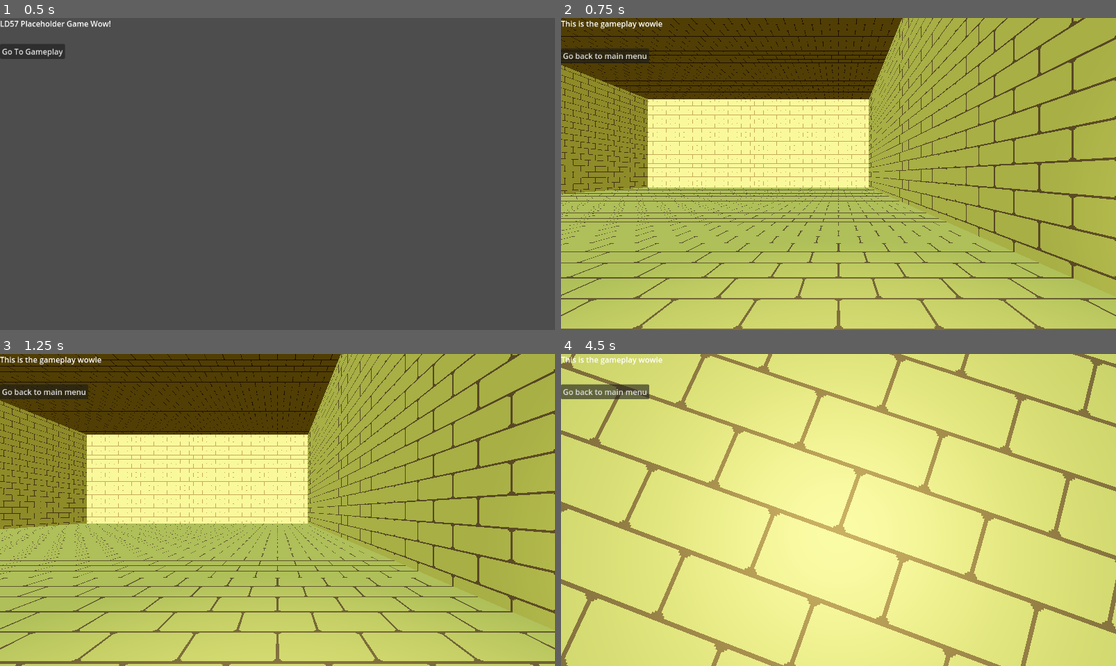
Above: before the commit, frames 1-4 (two rows, left to right).
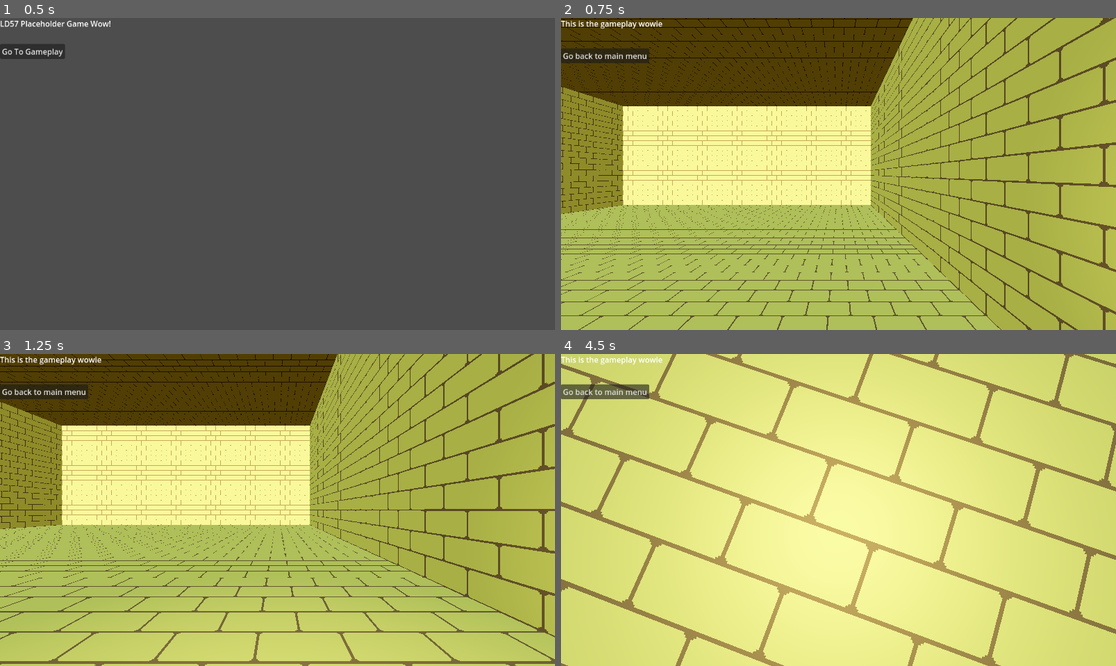
Above: after the commit, the same moments.

Repository: AnsonRutherford/LD57
Game: Godot game, scene res://Scenes/start.tscn
The game is run twice, just before and just after one commit, with the same random seed, the same clock (stepped at 60 frames per second) and the same inputs.
Inputs (mouse positions are in pixels of both pictures, inside the frame that each line leads up to):
- Up to frame 1 (0.5 s): no input
- Up to frame 2 (0.75 s): click "Go To Gameplay" at 0.5 s
- Up to frame 3 (1.25 s): no input
- Up to frame 4 (4.5 s): move the mouse to (866, 510) at 1.27 s; hold Up (ui_up) from 1.28 s (still down); click (866, 510) at 1.35 s; tap Space (jump) at 1.52, 2.27, 3.77 s; move the mouse to (810, 510) at 2.02 s; click (810, 510) at 2.1 s; move the mouse to (849, 503) at 2.77 s; right-click (849, 503) at 2.85 s; click (849, 503) at 3.05 s; tap Enter at 3.5 s; move the mouse to (832, 516) at 3.52 s; tap Shift (run) at 3.6 s; click (832, 516) at 3.8 s; move the mouse to (877, 513) at 4.27 s; click (877, 513) at 4.35 s

Frame 1 is identical in both runs. In frame 2, 30% of the frame differs, in the area x 0-100%, y 0-100%; in frame 3, 15%; in frame 4, 7.2%.

Commit message:
Hot cold puzzle

Diff:
--- a/Player.tscn
+++ b/Player.tscn
@@ -14,7 +14,16 @@
 bottom_radius = 0.1
 height = 0.1
 
+[sub_resource type="StandardMaterial3D" id="StandardMaterial3D_kpjcp"]
+
+[sub_resource type="TextMesh" id="TextMesh_xhfnw"]
+material = SubResource("StandardMaterial3D_kpjcp")
+text = "Hot Cold"
+
 [sub_resource type="CapsuleMesh" id="CapsuleMesh_xhfnw"]
+
+[sub_resource type="BoxShape3D" id="BoxShape3D_xhfnw"]
+size = Vector3(50, 50, 50)
 
 [node name="CharacterBody3D" type="CharacterBody3D"]
 collision_layer = 4
@@ -42,7 +51,18 @@
 unique_name_in_owner = true
 mesh = SubResource("CylinderMesh_xhfnw")
 
+[node name="HotCold" type="MeshInstance3D" parent="Camera3D/HeldItems"]
+unique_name_in_owner = true
+mesh = SubResource("TextMesh_xhfnw")
+
 [node name="OmniLight3D" type="OmniLight3D" parent="."]
 
 [node name="Visual" type="MeshInstance3D" parent="."]
 mesh = SubResource("CapsuleMesh_xhfnw")
+
+[node name="HotColdArea" type="Area3D" parent="."]
+collision_layer = 0
+collision_mask = 8
+
+[node name="CollisionShape3D" type="CollisionShape3D" parent="HotColdArea"]
+shape = SubResource("BoxShape3D_xhfnw")
--- a/Scenes/gameplay.tscn
+++ b/Scenes/gameplay.tscn
@@ -4,7 +4,7 @@
 [ext_resource type="PackedScene" path="res://Scenes/post_processing.tscn" id="2_r8bcl"]
 [ext_resource type="PackedScene" uid="uid://c2fbb4atf5n6p" path="res://Scenes/puzzle_room.tscn" id="3_kwrm5"]
 [ext_resource type="PackedScene" uid="uid://p6topo8tswhw" path="res://Player.tscn" id="3_m34ki"]
-[ext_resource type="PackedScene" uid="uid://bwtwjlhrpa181" path="res://Scenes/PuzzleDoor.tscn" id="4_kwrm5"]
+[ext_resource type="PackedScene" uid="uid://dqq2ikm3mcnhx" path="res://Scenes/hot_cold_puzzle.tscn" id="6_1qnfl"]
 [ext_resource type="PackedScene" uid="uid://bkrxl2jbxg622" path="res://Scenes/BoulderRoom.tscn" id="6_rlidi"]
 
 [sub_resource type="ProceduralSkyMaterial" id="ProceduralSkyMaterial_wbxth"]
@@ -47,13 +47,12 @@
 text = "Go back to main menu"
 
 [node name="CharacterBody3D" parent="." instance=ExtResource("3_m34ki")]
-transform = Transform3D(1, 0, 0, 0, 1, 0, 0, 0, 1, 0, -0.387623, 0)
-
-[node name="PuzzleRoom" parent="." instance=ExtResource("3_kwrm5")]
-transform = Transform3D(1, 0, 0, 0, 1, 0, 0, 0, 1, 3.95617, -2.22497, -2.5034)
-
-[node name="PuzzleDoor" parent="." instance=ExtResource("4_kwrm5")]
-transform = Transform3D(1, 0, 0, 0, 1, 0, 0, 0, 1, 3.90989, 1.34371, 2.54135)
+transform = Transform3D(1, 0, 0, 0, 1, 0, 0, 0, 1, -3.76888, 3.44709, 0)
 
 [node name="BoulderRoom" parent="." instance=ExtResource("6_rlidi")]
 transform = Transform3D(-1, 0, 8.74228e-08, 0, 1, 0, -8.74228e-08, 0, -1, 14.7353, 0, 2.04629)
+
+[node name="PuzzleRoom" parent="." instance=ExtResource("3_kwrm5")]
+
+[node name="HotColdPuzzle" parent="." instance=ExtResource("6_1qnfl")]
+transform = Transform3D(-4.37114e-08, 0, 1, 0, 1, 0, -1, 0, -4.37114e-08, -14, 0, 25.4648)
--- /dev/null
+++ b/Scenes/hot_cold_puzzle.tscn
@@ -0,0 +1,40 @@
+[gd_scene load_steps=4 format=3 uid="uid://dqq2ikm3mcnhx"]
+
+[ext_resource type="Material" uid="uid://bh213bu1m3npl" path="res://Materials/brick.tres" id="1_ipx0u"]
+[ext_resource type="PackedScene" uid="uid://c8crg4715tk4u" path="res://Scenes/hot_cold_spot.tscn" id="2_ejl4w"]
+[ext_resource type="PackedScene" uid="uid://bwtwjlhrpa181" path="res://Scenes/PuzzleDoor.tscn" id="3_okl1h"]
+
+[node name="HotColdPuzzle" type="Node3D"]
+
+[node name="CSGCombiner3D" type="CSGCombiner3D" parent="."]
+material_override = ExtResource("1_ipx0u")
+operation = 2
+use_collision = true
+
+[node name="CSGBox3D" type="CSGBox3D" parent="CSGCombiner3D"]
+transform = Transform3D(2.27934, 0, 0, 0, 1, 0, 0, 0, 2.08399, -13, 5.5, -7)
+calculate_tangents = false
+flip_faces = true
+size = Vector3(27, 12, 29)
+
+[node name="CSGBox3D2" type="CSGBox3D" parent="CSGCombiner3D"]
+transform = Transform3D(2.27934, 0, 0, 0, 1, 0, 0, 0, 2.08399, -13, 5.5, -7)
+operation = 2
+size = Vector3(25, 10, 27)
+
+[node name="CSGBox3D3" type="CSGBox3D" parent="CSGCombiner3D"]
+transform = Transform3D(1, 0, 0, 0, 1, 0, 0, 0, 1, 14.2189, 3.5, 17.3541)
+operation = 2
+size = Vector3(14, 6, 3)
+
+[node name="CSGBox3D4" type="CSGBox3D" parent="CSGCombiner3D"]
+transform = Transform3D(1, 0, 0, 0, 1, 0, 0, 0, 1, -40.7811, 3.5, 17.3541)
+operation = 2
+size = Vector3(14, 6, 3)
+
+[node name="HotColdSpot" parent="." instance=ExtResource("2_ejl4w")]
+transform = Transform3D(1, 0, 0, 0, 1, 0, 0, 0, 1, -7.9599, 1.97759, -24)
+
+[node name="PuzzleDoor" parent="." instance=ExtResource("3_okl1h")]
+transform = Transform3D(1, 0, 0, 0, 1, 0, 0, 0, 1, -42.5356, 4, 17.5434)
+puzzle = 1
--- /dev/null
+++ b/Scenes/hot_cold_spot.gd
@@ -0,0 +1,17 @@
+class_name HotColdSpot extends Node3D
+
+@onready var area: Area3D = $Area3D
+
+var is_triggered := false
+
+# Called when the node enters the scene tree for the first time.
+func _ready() -> void:
+	pass # Replace with function body.
+
+
+# Called every frame. 'delta' is the elapsed time since the previous frame.
+func _process(delta: float) -> void:
+	if !is_triggered && area.has_overlapping_bodies() && Globals.player.held_item == Player.HELD_ITEM.HOT_COLD:
+		print("hot cold spot found")
+		is_triggered = true
+		Globals.PUZZLE_SOLVED.emit(Globals.PUZZLE.HOT_COLD)
--- /dev/null
+++ b/Scenes/hot_cold_spot.tscn
@@ -0,0 +1,15 @@
+[gd_scene load_steps=3 format=3 uid="uid://c8crg4715tk4u"]
+
+[ext_resource type="Script" uid="uid://cppl46pd0h4w8" path="res://Scenes/hot_cold_spot.gd" id="1_mrelf"]
+
+[sub_resource type="BoxShape3D" id="BoxShape3D_mrelf"]
+
+[node name="HotColdSpot" type="Node3D"]
+script = ExtResource("1_mrelf")
+
+[node name="Area3D" type="Area3D" parent="."]
+collision_layer = 8
+collision_mask = 4
+
+[node name="CollisionShape3D" type="CollisionShape3D" parent="Area3D"]
+shape = SubResource("BoxShape3D_mrelf")
--- a/Scenes/light_beam.tscn
+++ b/Scenes/light_beam.tscn
@@ -16,6 +16,5 @@
 
 [node name="MeshInstance3D" type="MeshInstance3D" parent="."]
 transform = Transform3D(1, 0, 0, 0, -4.37114e-08, 1, 0, -1, -4.37114e-08, 0, 0, -0.5)
-extra_cull_margin = 16384.0
 mesh = SubResource("CylinderMesh_hpvr1")
 surface_material_override/0 = SubResource("StandardMaterial3D_cmvo6")
--- a/Scenes/puzzle_room.tscn
+++ b/Scenes/puzzle_room.tscn
@@ -29,9 +29,6 @@
 operation = 2
 size = Vector3(14, 6, 3)
 
-[node name="Camera3D" type="Camera3D" parent="."]
-transform = Transform3D(0.613955, 0, 0.789341, 0, 1, 0, -0.789341, 0, 0.613955, -1.02579, 1.28644, 2.70753)
-
 [node name="DirectionalLight3D" type="DirectionalLight3D" parent="."]
 
 [node name="Mirror Pillar" parent="." instance=ExtResource("1_gka4x")]
--- a/Scripts/globals.gd
+++ b/Scripts/globals.gd
@@ -5,8 +5,10 @@
 var main_menu_scene: PackedScene = preload("res://Scenes/main_menu.tscn")
 var gameplay_scene: PackedScene = preload("res://Scenes/gameplay.tscn")
 
+var player: Player
+
 var mouse_sens: float = .01
-enum PUZZLE {LIGHT}
+enum PUZZLE {LIGHT, HOT_COLD}
 signal PUZZLE_SOLVED(puzzle: PUZZLE)
 signal BOULDER_TRAP
 
--- a/Scripts/rotate_interact.gd
+++ /dev/null
@@ -1,18 +0,0 @@
-extends MeshInstance3D
-
-const rotation_duration := 0.1
-
-var rotate_state: int = 0
-@export var rotations: Array[Vector3]
-
-func interact() -> void:
-	rotate_state = (rotate_state + 1) % len(rotations)
-	var look_vector := rotations[rotate_state].normalized()
-	create_tween().tween_property(self, "rotation", look_vector, rotation_duration)
-
-func _ready() -> void:
-	add_to_group("Interactable")
-
-func _process(_delta: float) -> void:
-	if Input.is_action_just_pressed("ui_up"):
-		interact()
--- a/player.gd
+++ b/player.gd
@@ -1,6 +1,6 @@
 class_name Player extends CharacterBody3D
 
-enum HELD_ITEM {MIRROR, NONE, BOULDER_LOOT}
+enum HELD_ITEM {MIRROR, NONE, BOULDER_LOOT, HOT_COLD}
 
 const SPEED = 5.0
 const JUMP_VELOCITY = 4.5
@@ -12,6 +12,7 @@
 @onready var held_item_meshes: Node3D = $Camera3D/HeldItems
 
 func _ready() -> void:
+	Globals.player = self
 	Input.mouse_mode = Input.MOUSE_MODE_CAPTURED
 	$Visual.visible = false
 
@@ -35,7 +36,7 @@
 		Globals.PUZZLE_SOLVED.emit(Globals.PUZZLE.LIGHT)
 
 	if Input.is_action_just_pressed("ui_down"):
-		pass
+		handle_hold_item(HELD_ITEM.HOT_COLD)
 
 	# Get the input direction and handle the movement/deceleration.
 	# As good practice, you should replace UI actions with custom gameplay actions.
@@ -66,6 +67,13 @@
 		if parent.has_method("pickup"):
 			parent.pickup(self)
 
+	if held_item == HELD_ITEM.HOT_COLD && $HotColdArea.has_overlapping_areas():
+		var mesh = $%HotCold
+		var nearby_areas = $HotColdArea.get_overlapping_areas()
+		var distance = self.global_position.distance_to(nearby_areas[0].global_position) * 50
+		print("distance: ", distance)
+		mesh.material_override.albedo_color = Color(255 / distance, 0, 0)
+
 func handle_hold_item(item: HELD_ITEM) -> void:
 	print("holding ", item)
 	held_item = item
@@ -73,6 +81,8 @@
 	match item:
 		HELD_ITEM.MIRROR:
 			$%Mirror.visible = true
+		HELD_ITEM.HOT_COLD:
+			$%HotCold.visible = true
 		_:
 			$%PlaceHolder.visible = true
 
--- a/project.godot
+++ b/project.godot
@@ -75,6 +75,7 @@
 3d_physics/layer_1="Ground"
 3d_physics/layer_2="Interactable"
 3d_physics/layer_3="Player"
+3d_physics/layer_4="HotCold"
 
 [physics]
 
Not shown: 1 places in Player.tscn that only renumber resources
Not shown: 1 places in Scenes/PuzzleDoor.tscn that only renumber resources
Not shown, added: Scenes/hot_cold_spot.gd.uid
Not shown, removed: Scripts/rotate_interact.gd.uid
